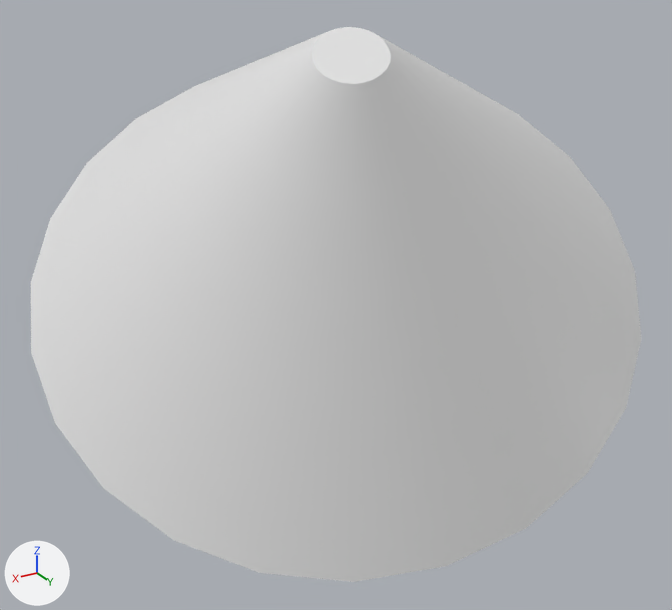
The OBJ model NorfolkVizApp/depends/models/F11.obj as it was, and as the next commit left it.
Both versions are drawn from a camera (50 mm lens) standing at (139.3, 249.6, -59.5) and looking at (71.5, 136.5, -116.1). Lighting does not change. The marker at lower left points along +X, +Y and +Z. Where no turn or scale is listed for an object, it has been applied to the vertices.

In view in the first picture: 'F11'.
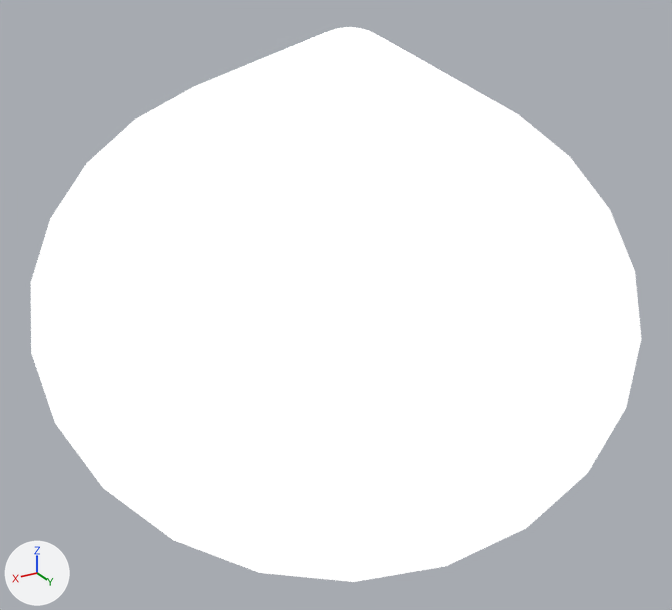
Where the change shows, as pixel boxes [x1, y1, x2, y2] in the pictures (672 x 610 px):
'F11', recoloured (grey to white): [31, 27, 641, 582] in both

Diff of the bpy script that builds the scene:
```diff
--- a/NorfolkVizApp/depends/models/F11.obj.py
+++ b/NorfolkVizApp/depends/models/F11.obj.py
@@ img_lightgrad_jpg @@
+img_lightgrad_jpg = load_image('lightGrad.jpg', 'lightGrad.jpg', 128, 128, 'sRGB')
@@ mat_17___default @@
+mat_17___default = principled_material('17___Default')
+mat_17___default.texture = img_lightgrad_jpg
+mat_17___default.roughness = 0.9
+mat_17___default.emission_strength = 1.0
@@ me_f11 @@
 me_f11.from_pydata(...)  # 146 vertices, 288 faces; spans x 23.9..114.4, y 92.5..173.7, z -140.6..-72.6
+me_f11.materials.append(mat_17___default)  # picture img_lightgrad_jpg
```
